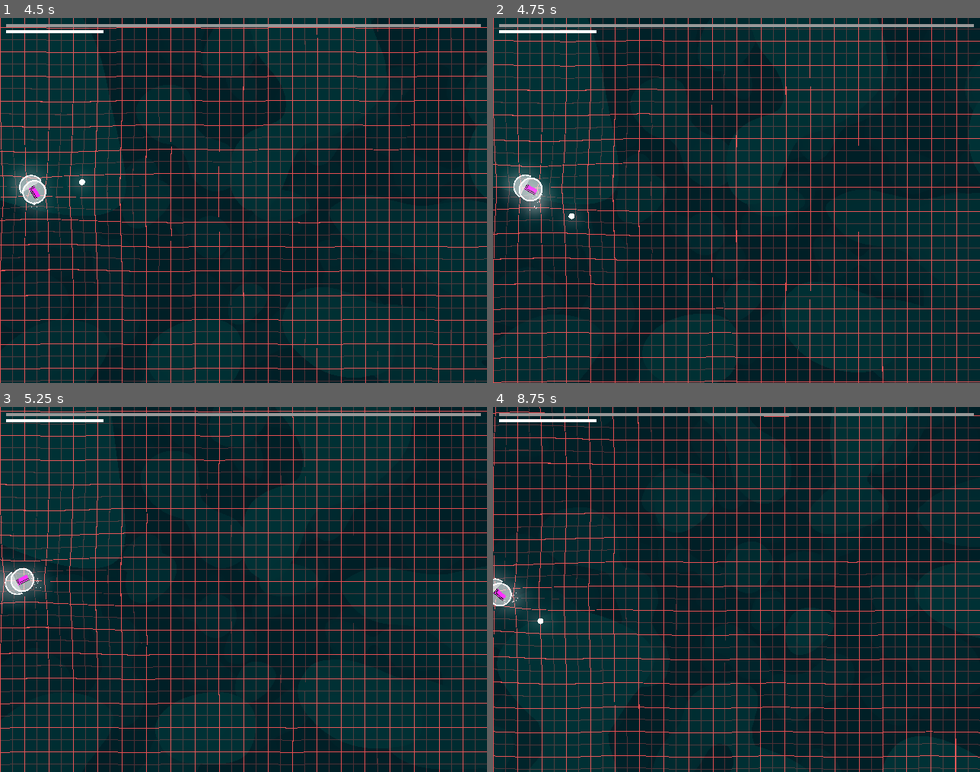
Above: before the commit, frames 1-4 (two rows, left to right).
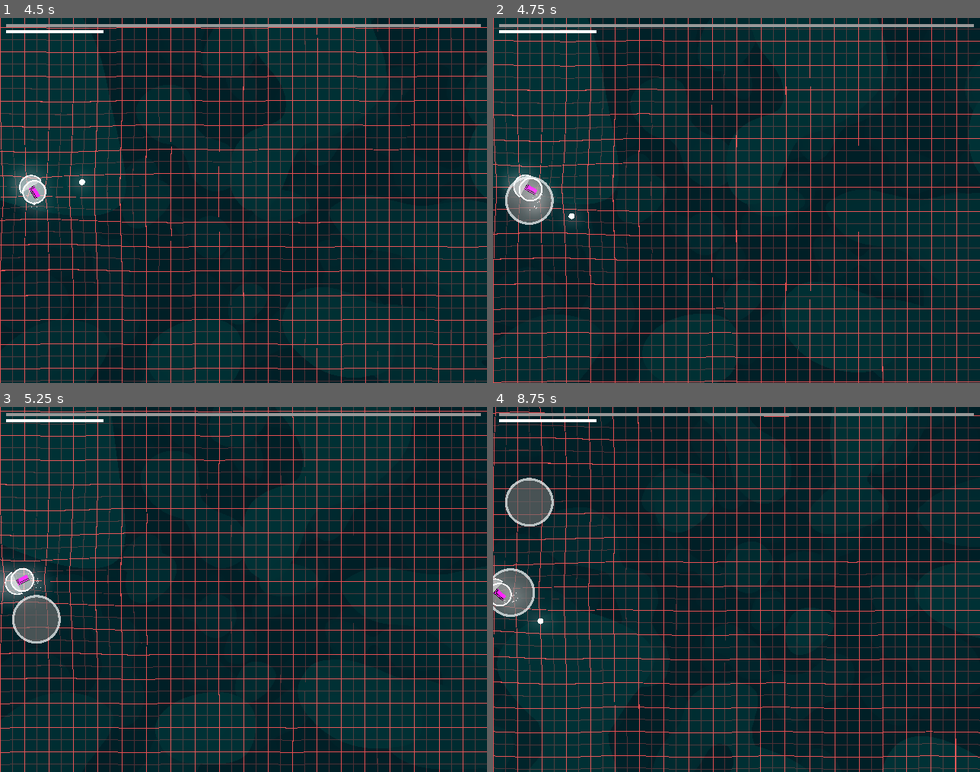
Above: after the commit, the same moments.

Repository: 3xcpy/roguelike-arcade-driving
Game: Godot game, scene res://scenes/main.tscn
The game is run twice, just before and just after one commit, with the same random seed, the same clock (stepped at 60 frames per second) and the same inputs. The engine's default icon, where the game draws it, is replaced by a stand-in: a white triangle on a blue panel in a dark square.
Inputs (mouse positions are in pixels of both pictures, inside the frame that each line leads up to):
- Up to frame 1 (4.5 s): click "Start Game" at 0.5 s; tap Enter at 1.25 s; move the mouse to (350, 182) at 1.27 s; hold Right (steer_right) 1.28-2.03 s; tap Alt at 1.35, 2.85, 4.35 s; move the mouse to (146, 218) at 2.02 s; hold Down 2.03-2.78 s; tap Shift at 2.1, 3.6 s; move the mouse to (292, 120) at 2.77 s; hold Right (steer_right) 2.78-3.53 s; move the mouse to (219, 273) at 3.52 s; hold Up 3.53-4.28 s; move the mouse to (389, 255) at 4.27 s; hold Left (steer_left) from 4.28 s (still down)
- Up to frame 2 (4.75 s): keep holding Left (steer_left)
- Up to frame 3 (5.25 s): keep holding Left (steer_left); move the mouse to (97, 534) at 5.02 s; tap Shift at 5.1 s
- Up to frame 4 (8.75 s): move the mouse to (760, 589) at 5.77 s; release Left (steer_left) at 5.78 s; hold Down 5.78-6.53 s; tap Alt at 5.85, 7.35 s; move the mouse to (663, 498) at 6.52 s; hold Right (steer_right) 6.53-7.28 s; tap Shift at 6.6, 8.1 s; move the mouse to (843, 571) at 7.27 s; hold Up 7.28-8.03 s; move the mouse to (639, 607) at 8.02 s; hold Right (steer_right) from 8.03 s (still down)

Frame 1 is identical in both runs. In frame 2, 0.9% of the frame differs, in the area x 2-13%, y 43-57%; in frame 3, 1.0%; in frame 4, 1.9%, in the area x 0-13%, y 19-58%.

Commit message:
new weapon

Diff:
--- /dev/null
+++ b/scenes/damage_area.tscn
@@ -0,0 +1,26 @@
+[gd_scene load_steps=6 format=3 uid="uid://w7v1okx1b6p6"]
+
+[ext_resource type="Script" uid="uid://df84ujx6ik1ku" path="res://scripts/damage_area.gd" id="1_c2uvg"]
+[ext_resource type="Shader" uid="uid://d21ihhok85yj0" path="res://shaders/circle.gdshader" id="2_a2a3j"]
+[ext_resource type="Texture2D" uid="uid://jxabck5vuije" path="res://icon.svg" id="3_oamld"]
+
+[sub_resource type="CircleShape2D" id="CircleShape2D_3s8oj"]
+
+[sub_resource type="ShaderMaterial" id="ShaderMaterial_y7yk5"]
+shader = ExtResource("2_a2a3j")
+shader_parameter/inside_color = Color(0.40784314, 0.40784314, 0.40784314, 0.6862745)
+shader_parameter/outline_color = Color(1, 1, 1, 0.7254902)
+shader_parameter/outline_thickness = 0.05
+shader_parameter/wave_size = 0.0
+shader_parameter/wave_frequency = 0.0
+
+[node name="DamageArea" type="Area2D"]
+top_level = true
+script = ExtResource("1_c2uvg")
+
+[node name="CollisionShape2D" type="CollisionShape2D" parent="."]
+shape = SubResource("CircleShape2D_3s8oj")
+
+[node name="Sprite2D" type="Sprite2D" parent="."]
+material = SubResource("ShaderMaterial_y7yk5")
+texture = ExtResource("3_oamld")
--- /dev/null
+++ b/scenes/damage_area_spawner.tscn
@@ -0,0 +1,11 @@
+[gd_scene load_steps=3 format=3 uid="uid://c0e0jx6q25ty5"]
+
+[ext_resource type="Script" uid="uid://diydxk0nxm804" path="res://scripts/damage_area_spawner.gd" id="1_uxfo6"]
+[ext_resource type="PackedScene" uid="uid://w7v1okx1b6p6" path="res://scenes/damage_area.tscn" id="2_fojbh"]
+
+[node name="DamageAreaSpawner" type="Node2D"]
+script = ExtResource("1_uxfo6")
+damage_area = ExtResource("2_fojbh")
+spawns_per_second = 0.25
+radius = 32.0
+lifetime = 5.0
--- a/scenes/player.tscn
+++ b/scenes/player.tscn
@@ -10,6 +10,7 @@
 [ext_resource type="PackedScene" uid="uid://bg5rhdxipkhro" path="res://scenes/damage_particles.tscn" id="6_tuyoq"]
 [ext_resource type="PackedScene" uid="uid://bs5aym1iwjsq" path="res://scenes/laser_emitter.tscn" id="7_smehm"]
 [ext_resource type="AudioStream" uid="uid://3tbog68vy8r1" path="res://sounds/laser_shoot.wav" id="9_y4r1p"]
+[ext_resource type="PackedScene" uid="uid://c0e0jx6q25ty5" path="res://scenes/damage_area_spawner.tscn" id="10_d2wvv"]
 
 [sub_resource type="RectangleShape2D" id="RectangleShape2D_u8vuu"]
 size = Vector2(8, 16)
@@ -84,6 +85,8 @@
 lasers_per_second = 1
 shooting_sound = ExtResource("9_y4r1p")
 
+[node name="DamageAreaSpawner" parent="Weapons" instance=ExtResource("10_d2wvv")]
+
 [node name="Camera2D" type="Camera2D" parent="."]
 limit_left = 0
 limit_top = 0
--- /dev/null
+++ b/scripts/damage_area.gd
@@ -0,0 +1,33 @@
+class_name DamageArea extends Area2D
+
+@export var lifetime: float = 2.0
+@export var radius: float = 16.0
+@export var damage: float = 1.0
+
+var tick: float = 0.1
+
+var timer: float = 0.0
+
+
+func _ready() -> void:
+	_update_values()
+
+
+func _physics_process(delta: float) -> void:
+	timer += delta
+	if timer >= tick:
+		timer = 0.0
+		var overlapping_areas = get_overlapping_areas()
+		for a in overlapping_areas:
+			if a.is_in_group("Enemies"):
+				if a.has_method("damage"):
+					a.damage(damage)
+
+	lifetime -= delta
+	if lifetime <= 0:
+		queue_free()
+
+
+func _update_values() -> void:
+	$CollisionShape2D.shape.radius = radius
+	$Sprite2D.scale = Vector2(radius * 2.0 / 128.0, radius * 2.0 / 128.0)
--- /dev/null
+++ b/scripts/damage_area_spawner.gd
@@ -0,0 +1,21 @@
+class_name DamageAreaSpawner extends Node2D
+
+@export var damage_area: PackedScene
+@export var spawns_per_second: float = 0.5
+@export var radius: float = 16.0
+@export var damage: float = 1.0
+@export var lifetime: float = 2.0
+
+var timer: float = 0.0
+
+
+func _physics_process(delta: float) -> void:
+	timer += delta
+	if timer >= 1.0/spawns_per_second:
+		timer = 0.0
+		var instance: DamageArea = damage_area.instantiate()
+		instance.radius = radius
+		instance.damage = damage
+		instance.lifetime = lifetime
+		instance.global_position = global_position
+		add_child(instance)
Not shown, added: builds/web-01/orble-survivor.apple-touch-icon.png.import
Not shown, added: builds/web-01/orble-survivor.icon.png.import
Not shown, added: builds/web-01/orble-survivor.png.import
Not shown: 1 places in scenes/player.tscn that only renumber resources
Not shown, added: scripts/damage_area.gd.uid
Not shown, added: scripts/damage_area_spawner.gd.uid
